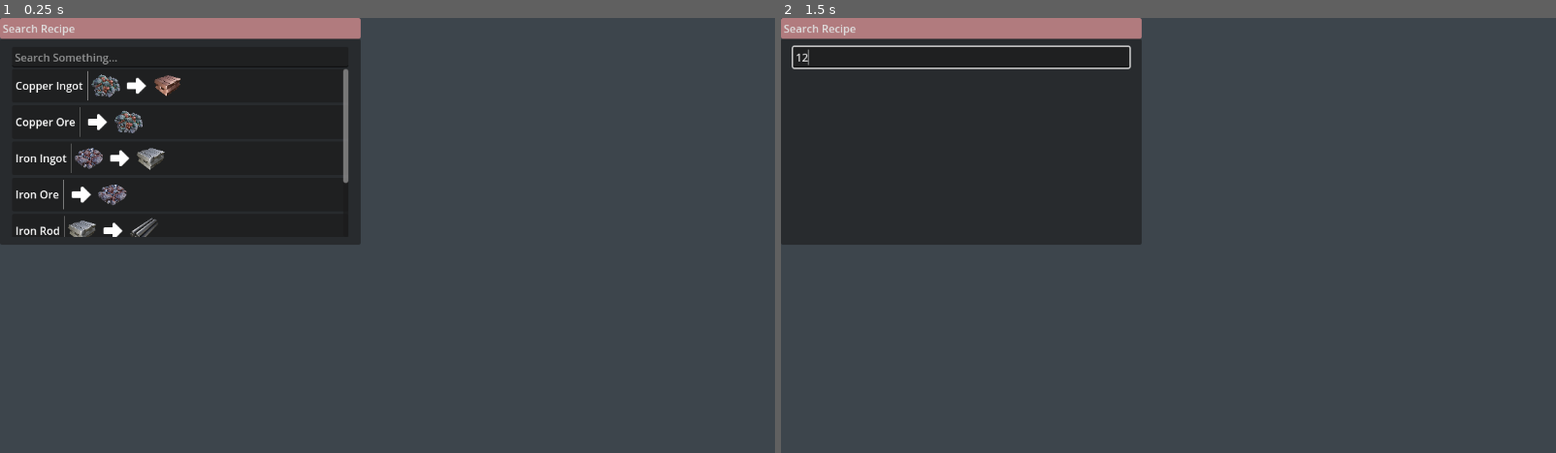
Above: before the commit, frames 1-2 (left to right).
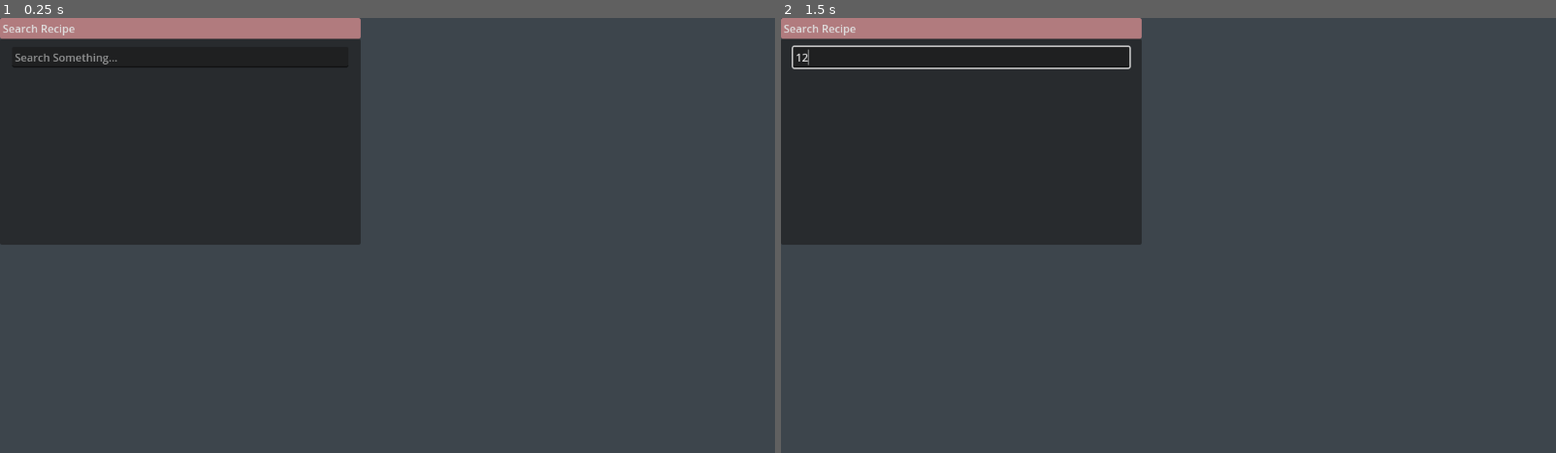
Above: after the commit, the same moments.

Repository: dFarium/Satisfactory-producction-planner
Game: Godot game, scene res://Scenes/search_recipe.tscn
The game is run twice, just before and just after one commit, with the same random seed, the same clock (stepped at 60 frames per second) and the same inputs. This scene is started directly instead of the project's main scene.
Inputs (mouse positions are in pixels of both pictures, inside the frame that each line leads up to):
- Up to frame 1 (0.25 s): no input
- Up to frame 2 (1.5 s): click (959, 57) at 0.52 s; type "12" at 0.6 s; tap Enter at 1.25 s; move the mouse to (1339, 213) at 1.27 s; right-click (1339, 213) at 1.35 s

The runs differ from the first frame. In frame 1, 1.6% of the frame differs, in the area x 2-45%, y 11-51%; in frame 2, nothing differs.

Commit message:
refactor search window

Diff:
--- a/Scripts/Graph/graph_edit.gd
+++ b/Scripts/Graph/graph_edit.gd
@@ -1,31 +1,33 @@
 extends GraphEdit
 
 var search_panel_res: PackedScene = load("res://Scenes/search_recipe.tscn")
-@onready var search_panel: SearchRecipe = $SearchPanel
+var recipe_list: Array[Recipe] = []
+var search_panel: SearchRecipe
 
 # Called when the node enters the scene tree for the first time.
 func _ready() -> void:
-	#search_panel.hide_search_panel()
-	#search_panel.add_building.connect(_on_add_building)
+	recipe_list = load_recipes()
 	pass
 
 # Called every frame. 'delta' is the elapsed time since the previous frame.
 func _process(_delta: float) -> void:
 	pass
 
-func instance_search_panel() -> void:
+func instantiate_search_panel() -> void:
 	if not search_panel:
 		for child in get_children():
 			if child.has_method("deselect_building"):
 				child.deselect_building()
+
 		search_panel = search_panel_res.instantiate()
+		search_panel.recipe_list = recipe_list
+		search_panel.add_building.connect(_on_add_building)
 		add_child(search_panel)
-		search_panel.add_building.connect(_on_add_building)
 	search_panel.set_position_offset((get_local_mouse_position() + scroll_offset) / zoom)
 
 func _input(_event: InputEvent) -> void:
 	if Input.is_action_just_pressed("right_click"):
-		instance_search_panel()
+		instantiate_search_panel()
 
 func _on_add_building(recipe: Recipe) -> void:
 	match [recipe.inputs.size(), recipe.outputs.size()]:
@@ -49,3 +51,29 @@
 		add_child(building_instance)
 		building_instance.setup_building(recipe)
 		building_instance.position_offset = search_panel.position_offset
+
+func load_recipes() -> Array[Recipe]:
+	var recipe_files := DirAccess.get_files_at("res://Recipes/")
+	for recipe_file in recipe_files:
+		var recipe: Recipe = ResourceLoader.load("res://Recipes/" + recipe_file)
+		recipe_list.append(recipe)
+	set_item_ids()
+	return recipe_list
+
+func set_item_ids() -> void:
+	var id_count: int = 0
+	var item_list: Array[SatisfactoryItem] = []
+	for recipe in recipe_list:
+		for item_amount:ItemAmount in recipe.inputs:
+			if item_amount.item not in item_list:
+				item_amount.item.id = id_count
+				id_count += 1
+				item_list.append(item_amount.item)
+		for item_amount in recipe.outputs:
+			if item_amount.item not in item_list:
+				item_amount.item.id = id_count
+				id_count += 1
+				item_list.append(item_amount.item)
+
+	for item in item_list:
+		print(item.name + " ID: " + str(item.id))
--- a/Scripts/Graph/main.gd
+++ b/Scripts/Graph/main.gd
@@ -2,11 +2,10 @@
 
 @onready var graph_edit: GraphEdit = $GraphEdit
 
+
 # Called when the node enters the scene tree for the first time.
 func _ready() -> void:
-	load_items()
 	pass
-
 # Called every frame. 'delta' is the elapsed time since the previous frame.
 func _process(_delta: float) -> void:
 	pass
@@ -26,12 +25,3 @@
 func _on_graph_edit_disconnection_request(from_node: StringName, from_port: int, to_node: StringName, to_port: int) -> void:
 	graph_edit.disconnect_node(from_node, from_port, to_node, to_port)
 	pass # Replace with function body.
-
-
-func load_items() -> void:
-	var id_count:int = 0
-	var recipe_files := DirAccess.get_files_at("res://Items/")
-	for recipe_file in recipe_files:
-		var item: SatisfactoryItem = ResourceLoader.load("res://Items/" + recipe_file)
-		item.id = id_count
-		id_count += 1
--- a/Scripts/Graph/search_recipe.gd
+++ b/Scripts/Graph/search_recipe.gd
@@ -6,7 +6,7 @@
 @onready var search_field: LineEdit = $LineEdit
 
 # Constante para la escena del botón de opción
-const BUTTON_OPTION = preload ("res://Scenes/button_option.tscn")
+const BUTTON_OPTION = preload("res://Scenes/button_option.tscn")
 
 # Lista de recetas cargadas
 var recipe_list: Array[Recipe] = []
@@ -16,10 +16,8 @@
 
 # Función llamada cuando el nodo entra en el árbol de la escena por primera vez
 func _ready() -> void:
-	load_recipes()
 	initialize_buttons()
-	show_recipes(recipe_list)
-
+	pass
 # Función llamada cuando el texto en el campo de búsqueda cambia
 func _on_text_edit_text_changed(new_text: String) -> void:
 	hide_buttons(recipe_container)
@@ -29,17 +27,13 @@
 		show_recipes(recipe_list)
 
 # Cargar las recetas desde la carpeta 'Recipes'
-func load_recipes() -> void:
-	var recipe_files := DirAccess.get_files_at("res://Recipes/")
-	for recipe_file in recipe_files:
-		var recipe := ResourceLoader.load("res://Recipes/" + recipe_file)
-		recipe_list.append(recipe)
+
 
 # Buscar recetas que coincidan parcial o completamente con la entrada
 func search_recipes(input: String) -> Array:
 	var results: Array = []
 	for recipe in recipe_list:
-		if input.length() > 0 and recipe.name.to_lower().find(input) != - 1:
+		if input.length() > 0 and recipe.name.to_lower().find(input) != -1:
 			results.append(recipe)
 		elif input == recipe.name:
 			results.append(recipe)
